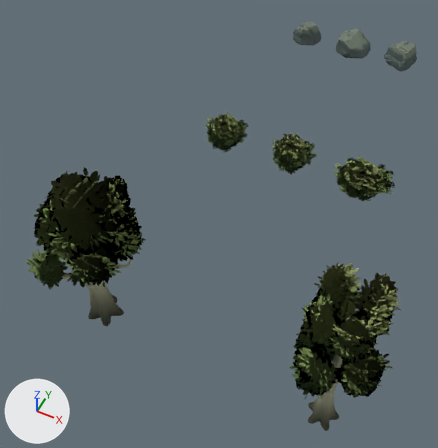
The Blender file art-direction/assets/source-study/source-vegetation.blend as it was, and as the next commit left it.
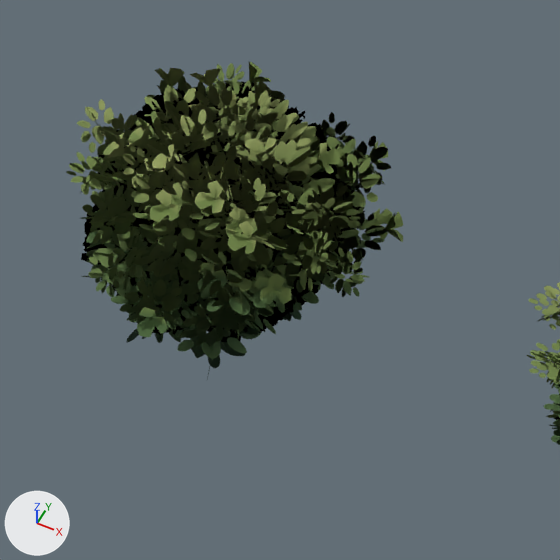
Old and new are each drawn from a 50 mm lens placed at (6.34, 0.82, 12.79), pointed at (0.92, 11.66, -0.76) and again close up on the part from 60% to 77% of the width and 28% to 45% of the height. Lighting does not change. The marker at lower left points along +X, +Y and +Z. The first two pictures are the older version.

Names of what the first close-up shows: 'Bush_Common.001', 'Bush_Common_Flowers'.
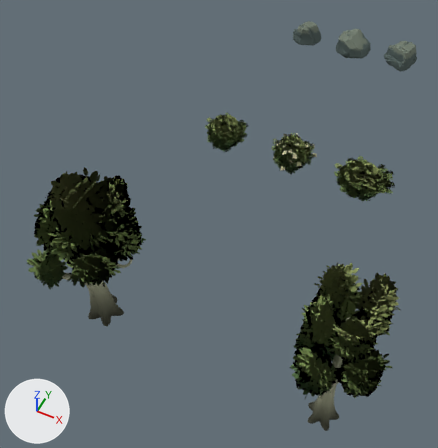
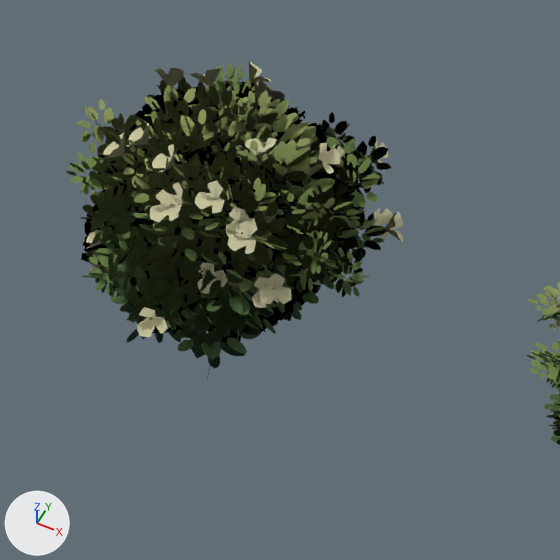
Changed parts and their boxes [x1, y1, x2, y2] in the close-ups (560 x 560 px):
part 1 of me_tree_009, recoloured
    both: [97, 61, 403, 317]
part 2 of me_tree_009, recoloured
    both: [86, 229, 320, 337]

Diff of the bpy script that builds the scene:
```diff
--- a/art-direction/assets/source-study/source-vegetation.blend.py
+++ b/art-direction/assets/source-study/source-vegetation.blend.py
@@ me_tree_009 @@
 me_tree_009.from_pydata(...)  # 2515 vertices, 1368 faces; spans x -0.92..0.99, y -0.99..0.97, z -0.23..1.35
 # used by ob_bush_common_flowers; parent = ob_shrub_open_flowering; location = (-0.0258, 0.00621, 0.178); scale = (0.759, 0.759, 0.759)
+# me_tree_009 part 1: 300 faces centred in x -0.7..0.93, y -0.91..0.78, z 0.65..1.28 are repainted in the vertex colours; the middle colour goes from green #72854d to beige #c9c5a2
+# me_tree_009 part 2: 168 faces centred in x -0.57..0.62, y -0.95..0.88, z 0.27..0.67 are repainted in the vertex colours; the middle colour goes from dark green #526b43 to beige #c9c5a2
 me_tree_009.materials.append(mat_leaves_normaltree_003)
```
